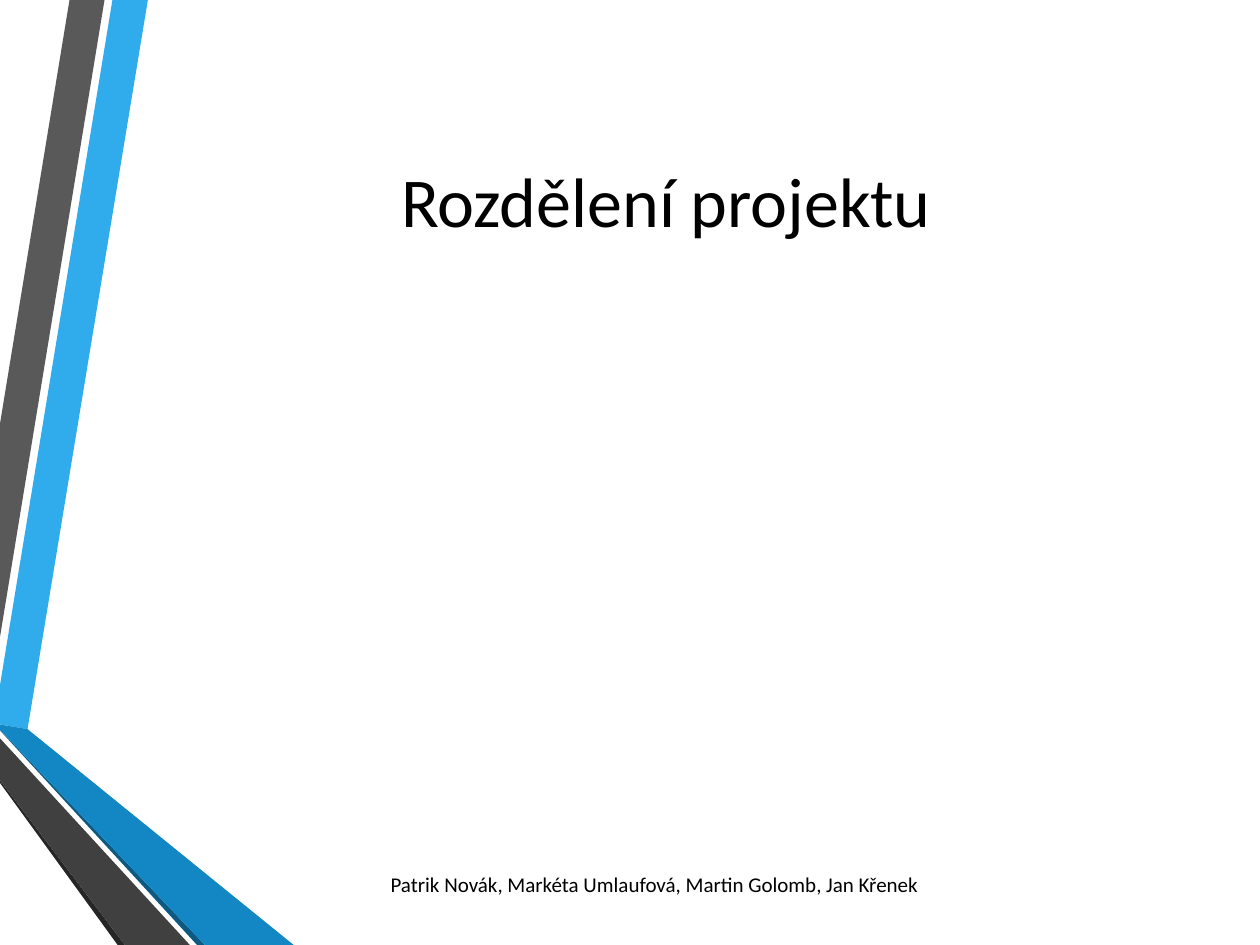
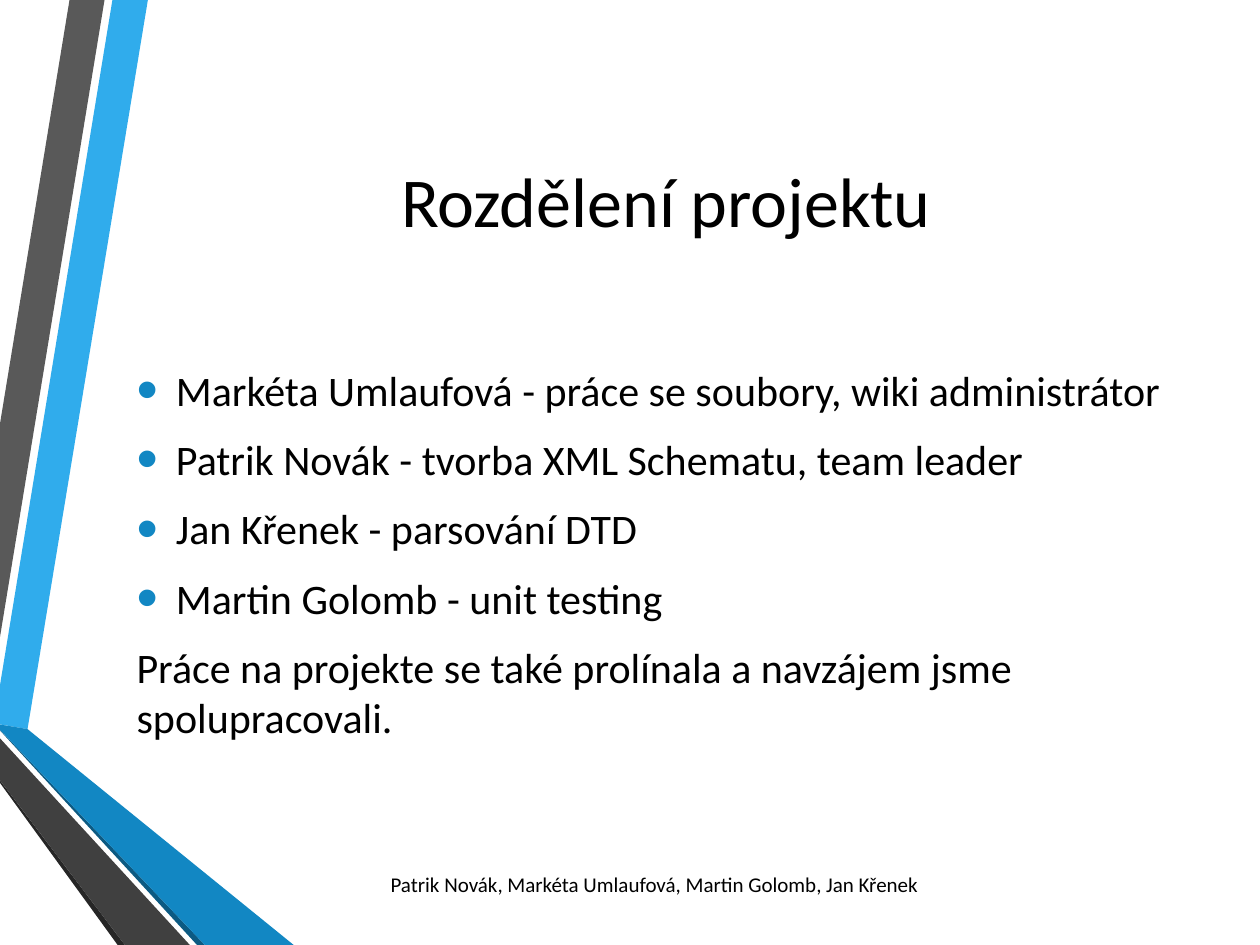
Before and after one commit to mmarky27/pb138_projekt, a slide deck: slide 5 of prezentace.pptx. Drawn at 1260x945 pixels with LibreOffice and Linux fonts; fonts in the diff are those of the drawing; background and template pictures are left out. Boxes give left, top, right and bottom in pixels: in the first picture for what was removed or moved away, otherwise in the second. Text is boxed around its words. In the diff, an @@ line names an element or a change of style, - is before the commit and + after.

```diff
--- a/prezentace.pptx
+++ b/prezentace.pptx
@@ text added at (137,376,1160,740), 24 pt, text #000000 @@
+• Markéta Umlaufová - práce se soubory, wiki administrátor
+• Patrik Novák - tvorba XML Schematu, team leader
+• Jan Křenek - parsování DTD
+• Martin Golomb - unit testing
+Práce na projekte se také prolínala a navzájem jsme spolupracovali.
```
Also in this commit, not shown: 4 other slides changed.
